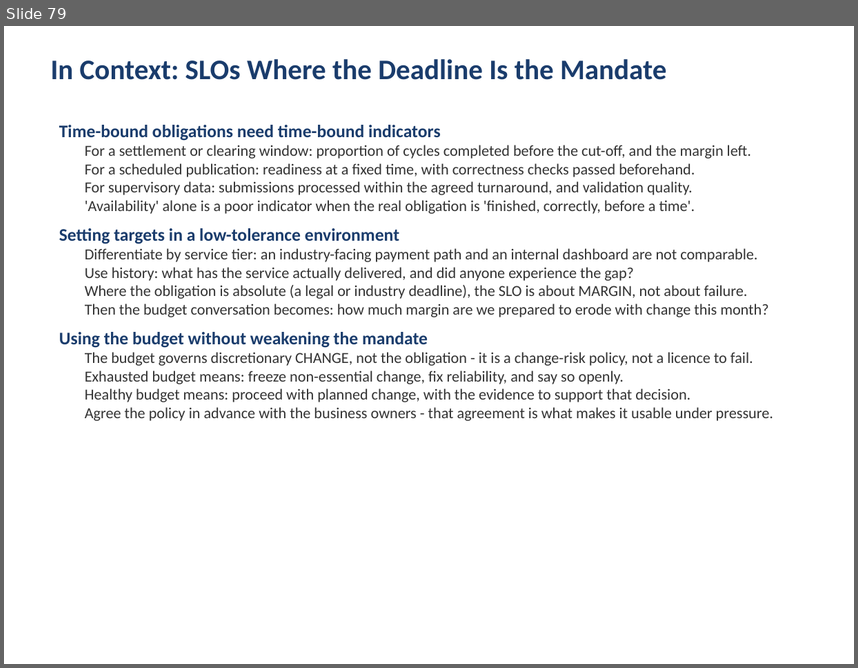
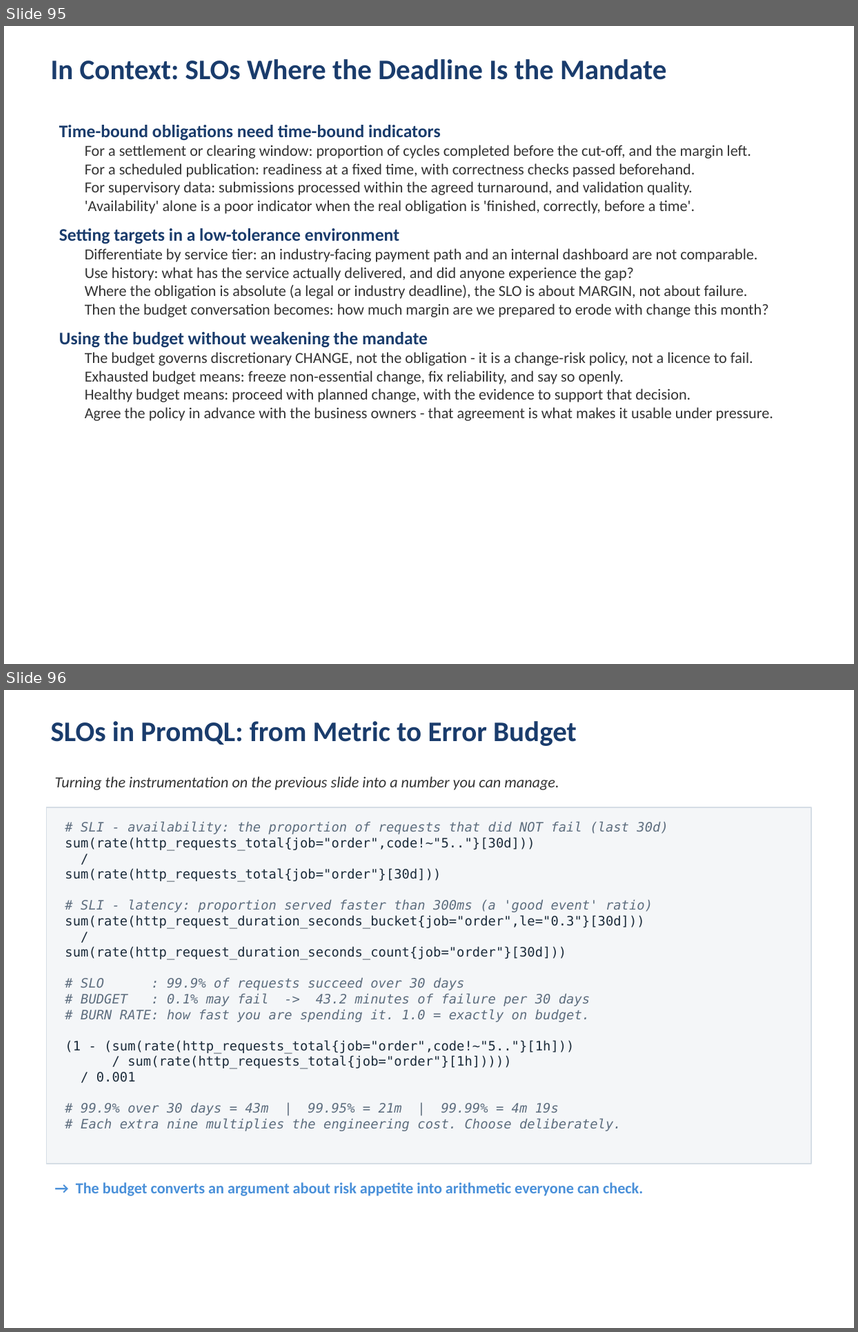
Before and after one commit to kumbulanit/devopsplaformngr, a slide deck: slides/DevOps-PlatformEngineering-Day2.pptx. Shown one above the other, each under a label of ours: slide 79 before the commit, slides 95 and 96 after it. The pictures are 858x668 and 858x1332 pixels, drawn with LibreOffice and Linux fonts; fonts in the diff are those of the drawing. Boxes give left, top, right and bottom in pixels: in the first picture for what was removed or moved away, otherwise in the second. Text is boxed around its words. In the diff, an @@ line names an element or a change of style, - is before the commit and + after.

```diff
--- a/slides/DevOps-PlatformEngineering-Day2.pptx
+++ b/slides/DevOps-PlatformEngineering-Day2.pptx
@@ slide 96 added at box(4, 690, 854, 1328), background #FFFFFF @@
@@ text added at box(51, 721, 577, 746), 24 pt, text #1A3C6C, bold @@
+SLOs in PromQL: from Metric to Error Budget
@@ text added at box(55, 776, 559, 790), 13 pt, text #333333, italic @@
+Turning the instrumentation on the previous slide into a number you can manage.
@@ rectangle added at box(47, 807, 811, 1163), fill #F4F6F8, outline #D5DDE5 1 pt @@
@@ text added at box(65, 821, 668, 1131), 11 pt, text #5D6D7E, italic @@
+# SLI - availability: the proportion of requests that did NOT fail (last 30d)
+sum(rate(http_requests_total{job="order",code!~"5.."}[30d]))
+/
+sum(rate(http_requests_total{job="order"}[30d]))
+# SLI - latency: proportion served faster than 300ms (a 'good event' ratio)
+sum(rate(http_request_duration_seconds_bucket{job="order",le="0.3"}[30d]))
+/
+sum(rate(http_request_duration_seconds_count{job="order"}[30d]))
+# SLO : 99.9% of requests succeed over 30 days
+# BUDGET : 0.1% may fail -> 43.2 minutes of failure per 30 days
+# BURN RATE: how fast you are spending it. 1.0 = exactly on budget.
+(1 - (sum(rate(http_requests_total{job="order",code!~"5.."}[1h]))
+/ sum(rate(http_requests_total{job="order"}[1h]))))
+/ 0.001
+# 99.9% over 30 days = 43m | 99.95% = 21m | 99.99% = 4m 19s
+# Each extra nine multiplies the engineering cost. Choose deliberately.
@@ text added at box(76, 1182, 643, 1196), 13 pt, text #4A90D9, bold @@
+→ The budget converts an argument about risk appetite into arithmetic everyone can check.
@@ what was slide 79 is now slide 95 @@
```
Also in this commit, not shown: 21 other slides added, 1 other file.
